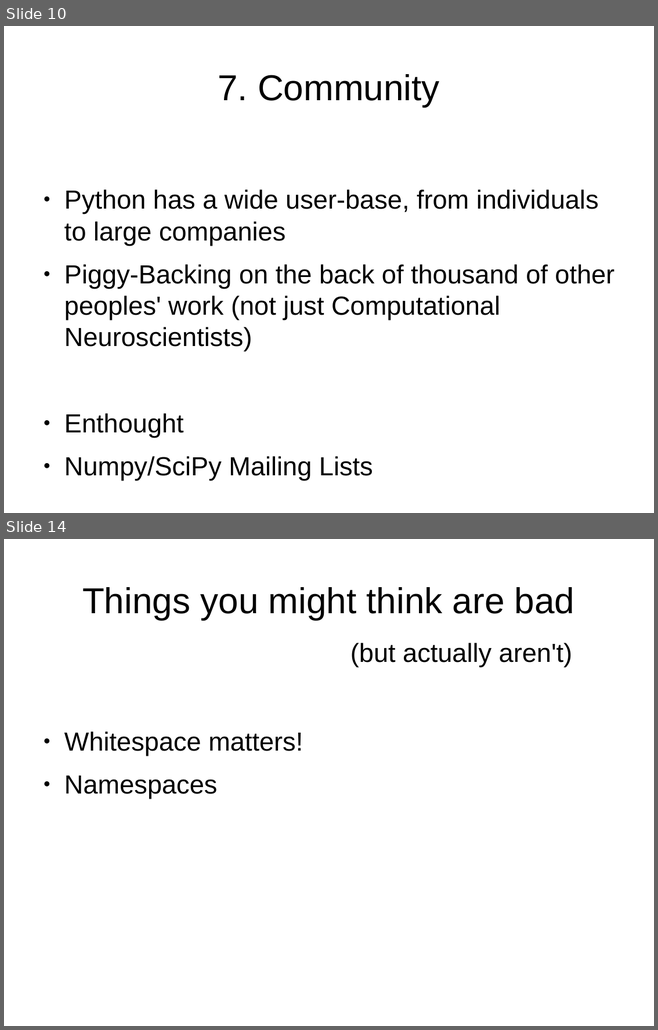
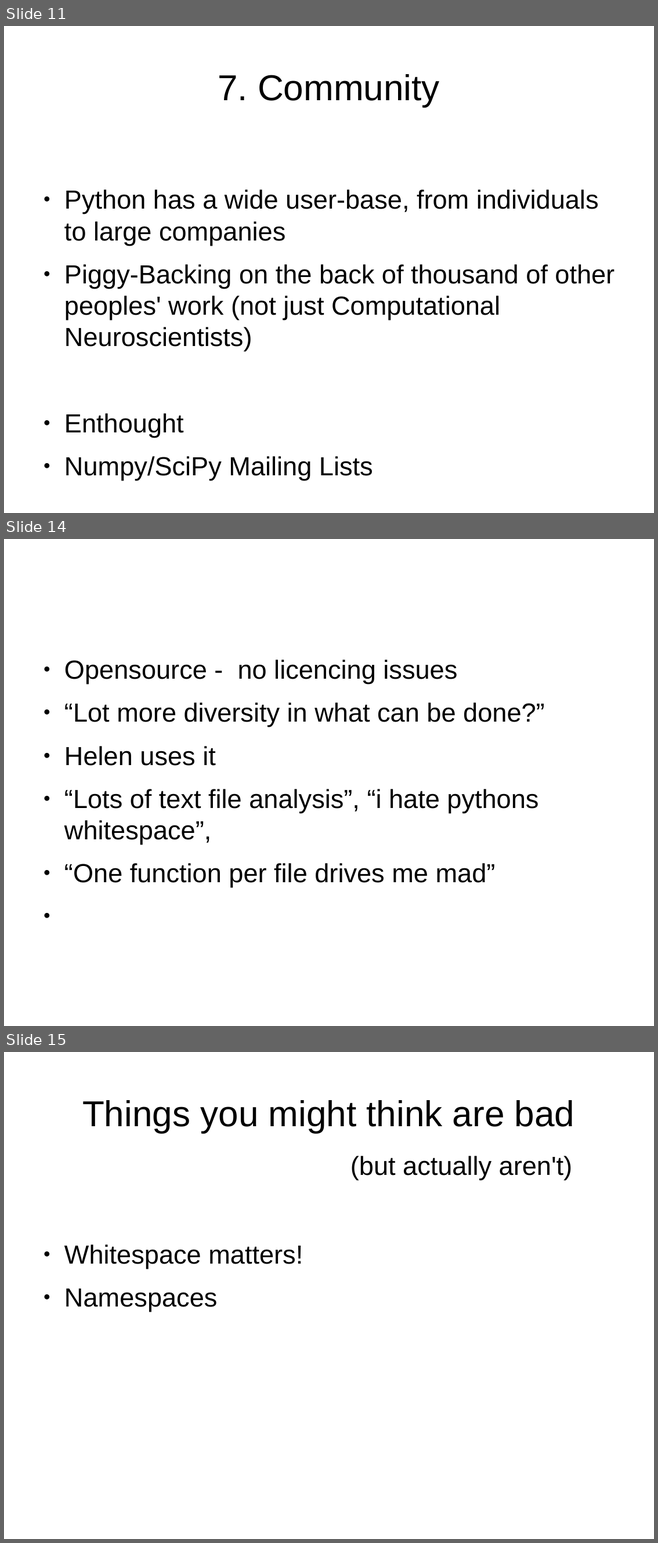
Before and after one commit to mikehulluk/IntroductionToResearchComputing, a slide deck: Wk8/WhYPython.odp. Shown one above the other, each under a label of ours: slides 10 and 14 before the commit, slides 11, 14 and 15 after it; the slides between them are not shown. The pictures are 658x1030 and 658x1543 pixels, drawn with LibreOffice and Linux fonts; fonts in the diff are those of the drawing. Boxes give left, top, right and bottom in pixels: in the first picture for what was removed or moved away, otherwise in the second. Text is boxed around its words. In the diff, an @@ line names an element or a change of style, - is before the commit and + after.

```diff
--- a/Wk8/WhYPython.odp
+++ b/Wk8/WhYPython.odp
@@ slide 14 added at bbox=[4, 539, 654, 1026], background #FFFFFF @@
@@ text added at bbox=[64, 660, 545, 888], 32 pt, text #000000 @@
+● Opensource - no licencing issues
+● “Lot more diversity in what can be done?”
+● Helen uses it
+● “Lots of text file analysis”, “i hate pythons whitespace”,
+● “One function per file drives me mad”
@@ what was slide 10 is now slide 11 @@
@@ what was slide 14 is now slide 15 @@
```
Also in this commit, not shown: 10 slides changed.
